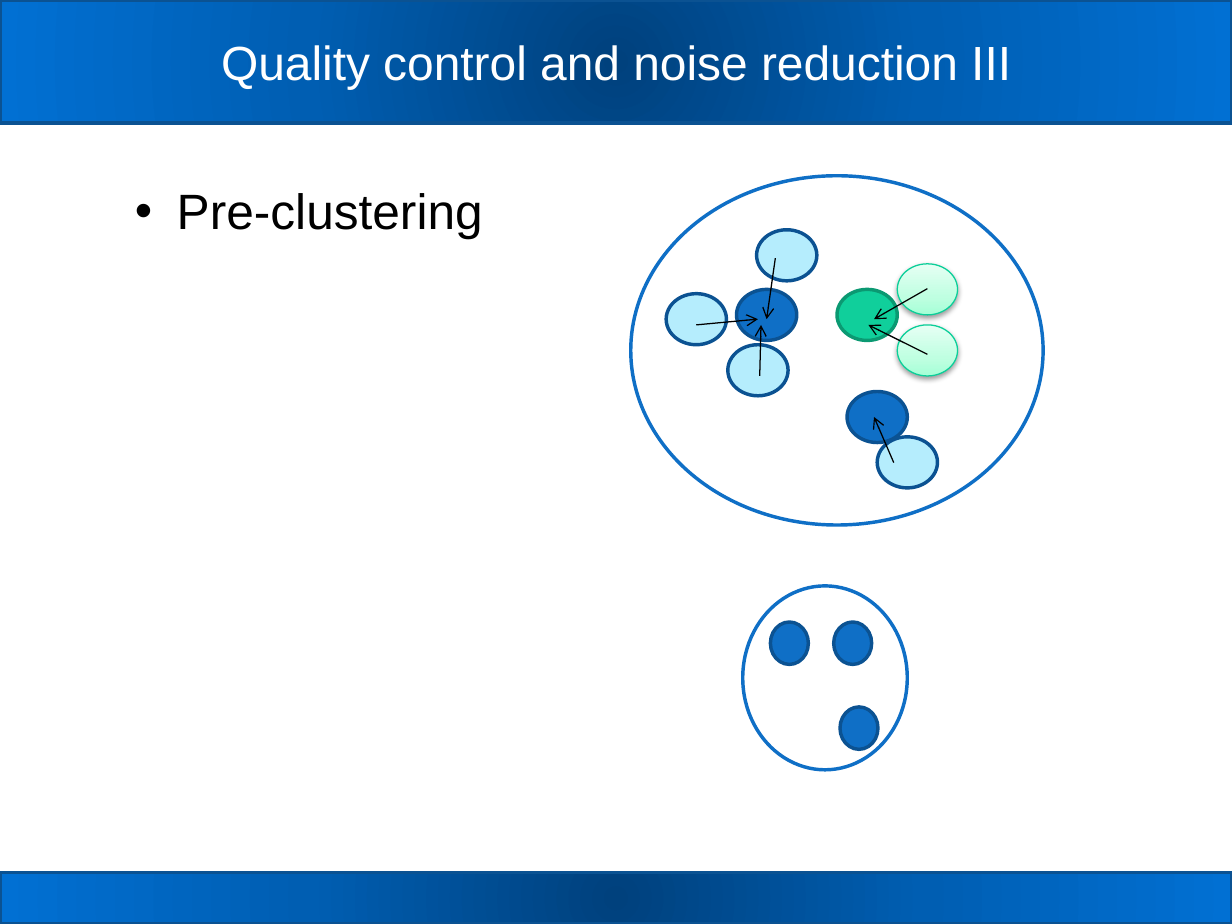
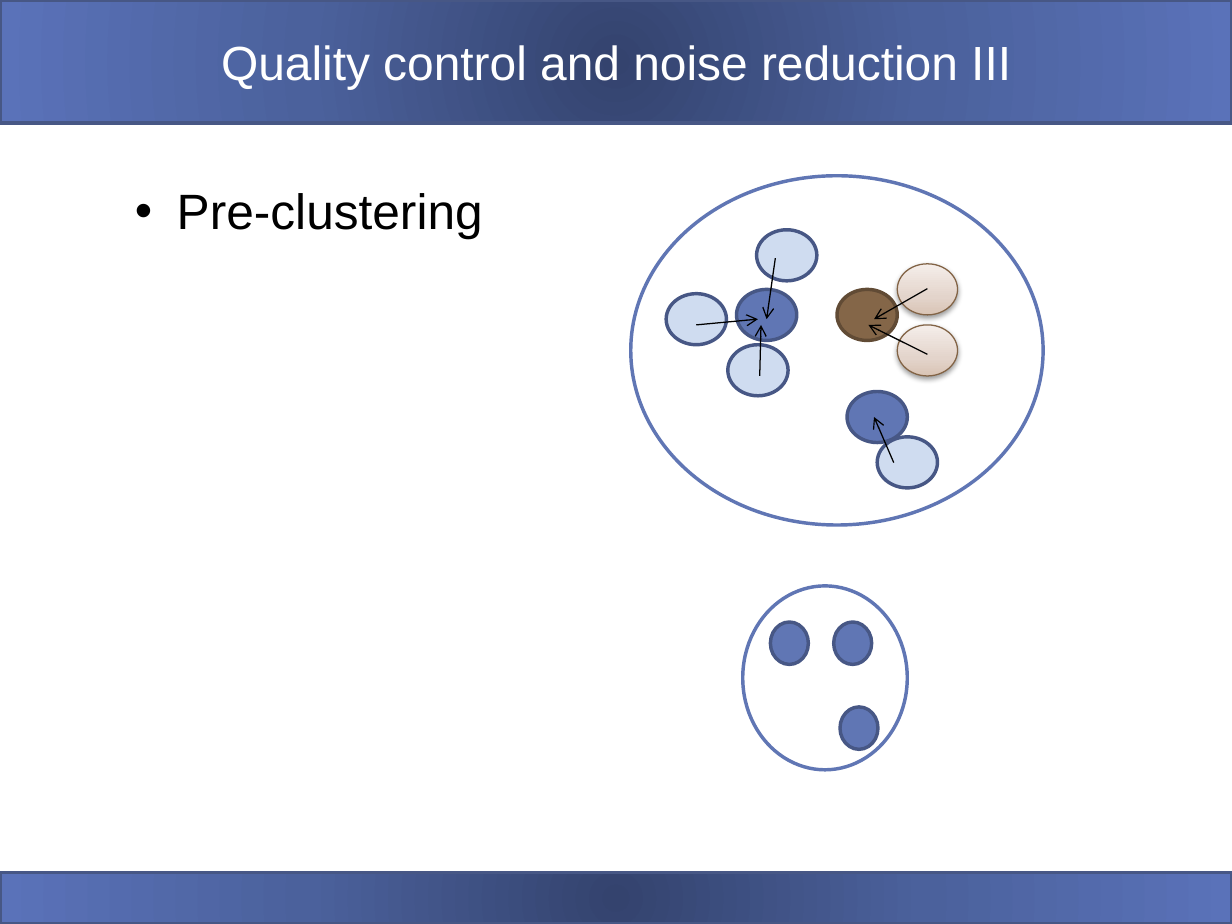
Before and after one commit to carden24/BCREGMEGD_Microbiome_sequencing_workshop_2020, a slide deck: slide 40 of Mothur_phyloseq_tutorial.pptx (slide 22 before the commit). Drawn at 1232x924 pixels with LibreOffice and Linux fonts; fonts in the diff are those of the drawing. Boxes give left, top, right and bottom in pixels: in the first picture for what was removed or moved away, otherwise in the second. Text is boxed around its words. In the diff, an @@ line names an element or a change of style, - is before the commit and + after.

```diff
--- a/Mothur_phyloseq_tutorial.pptx
+++ b/Mothur_phyloseq_tutorial.pptx
@@ rectangle at <box>0,0,1232,123</box>: fill gradient #01427D to #015EB2 to #0170D4 to gradient #35446E to #4C619D to #5A73BA; outline #0B5292 2 pt to #475785 2 pt @@
@@ ellipse at <box>631,176,1044,525</box>: outline #0F6FC6 2 pt to #6076B4 2 pt @@
@@ ellipse at <box>897,264,957,314</box>: fill gradient #A6FFD7 to #C0FFE2 to #E7FFF4 to gradient #DAC4B4 to #E4D5CB to #F5EFEB; outline #0BCF9A 0.75 pt to #836445 0.75 pt @@
@@ fill #0F6FC6 to #6076B4; outline #0B5292 2 pt to #475785 2 pt in 5 elements at <box>840,707,878,749</box>, <box>770,622,808,664</box>, <box>834,622,872,664</box>, <box>848,392,908,442</box>, <box>737,290,797,340</box> @@
@@ ellipse at <box>837,290,897,340</box>: fill #10CF9B to #846648; outline #0C9973 2 pt to #624B35 2 pt @@
@@ ellipse at <box>897,325,957,376</box>: fill gradient #A6FFD7 to #C0FFE2 to #E7FFF4 to gradient #DAC4B4 to #E4D5CB to #F5EFEB; outline #0BCF9A 0.75 pt to #836445 0.75 pt @@
@@ fill #B5EDFD to #CFDCF0; outline #0B5292 2 pt to #475785 2 pt in 4 elements at <box>756,230,817,281</box>, <box>667,293,727,344</box>, <box>728,345,788,395</box>, <box>877,437,938,488</box> @@
@@ ellipse at <box>743,586,908,770</box>: outline #0F6FC6 2 pt to #6076B4 2 pt @@
@@ rectangle at <box>0,872,1232,924</box>: fill gradient #01427D to #015EB2 to #0170D4 to gradient #35446E to #4C619D to #5A73BA; outline #0B5292 2 pt to #475785 2 pt @@
```
Also in this commit, not shown: 22 other slides changed, 27 slides added, 1 slide removed.
